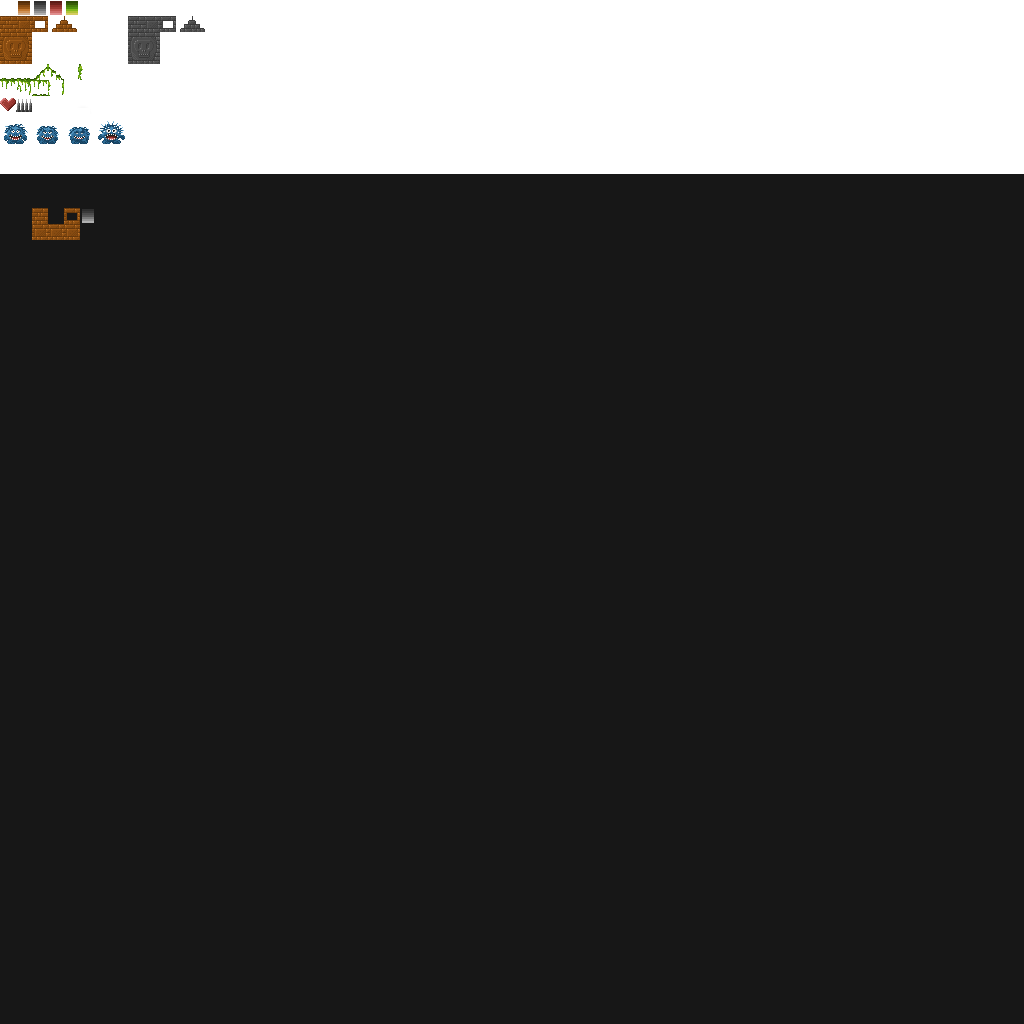
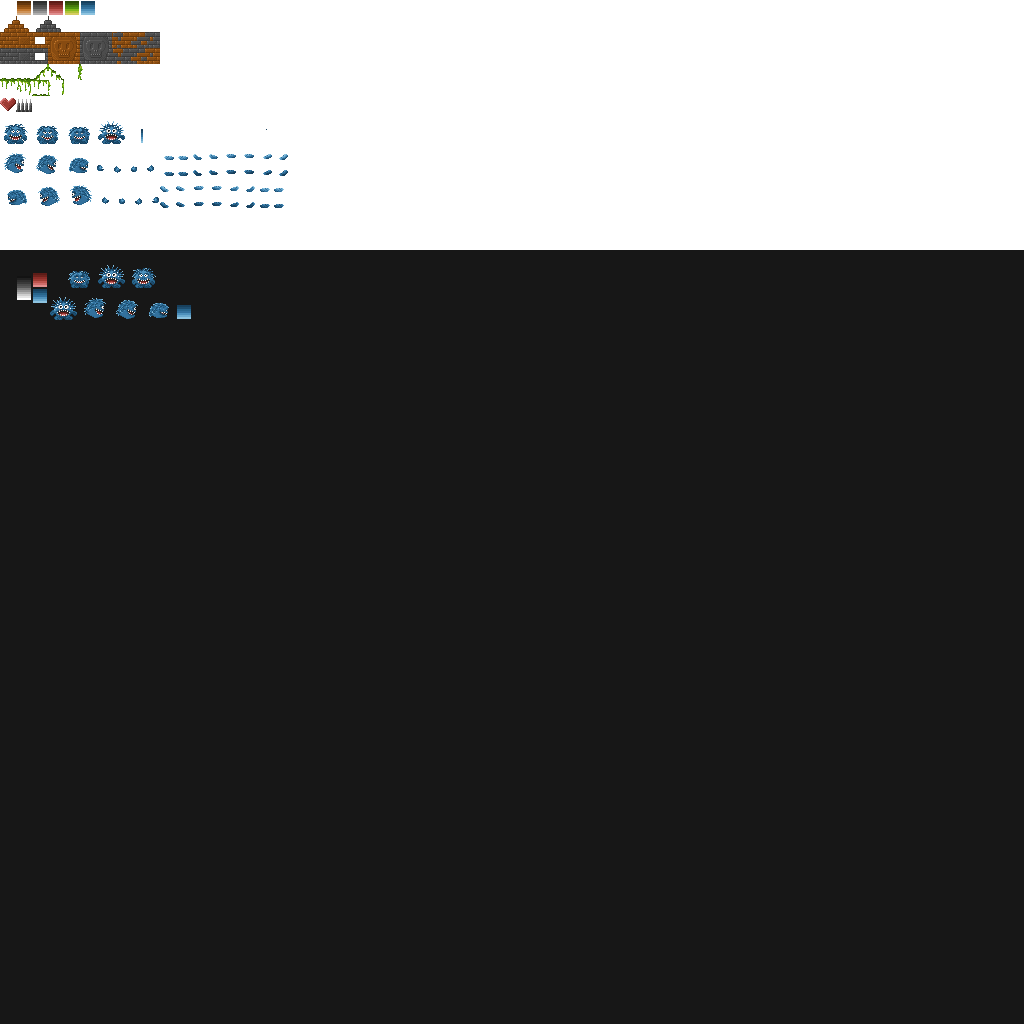
Before/after of a 1024px x 1024px layered artwork. What changed in the layer stack:
added layer "Layer" above "Background copy" over [97, 165, 159, 205]
painted on "Background copy" over [0, 1, 288, 320]
painted on "Background" over [0, 174, 1024, 250]
